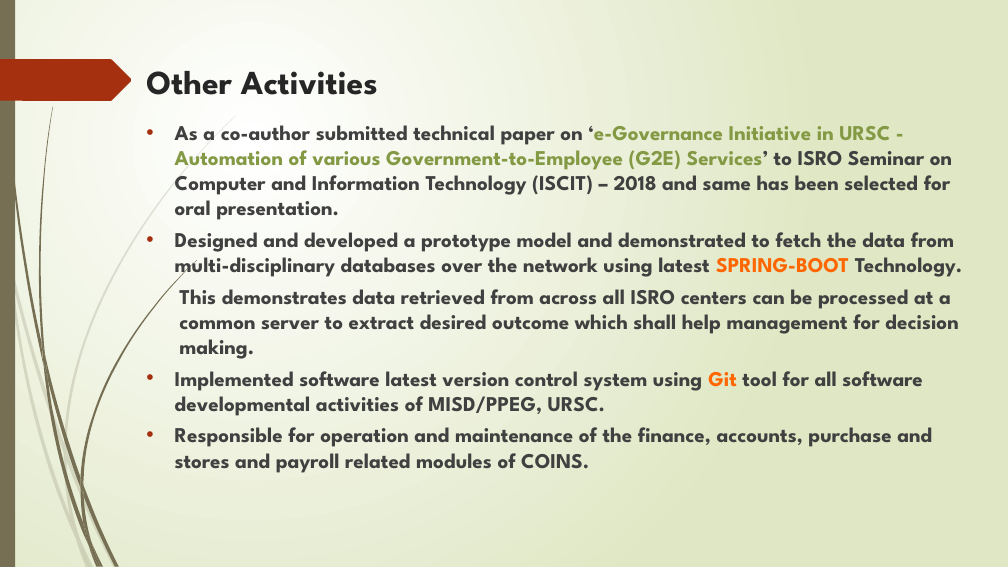
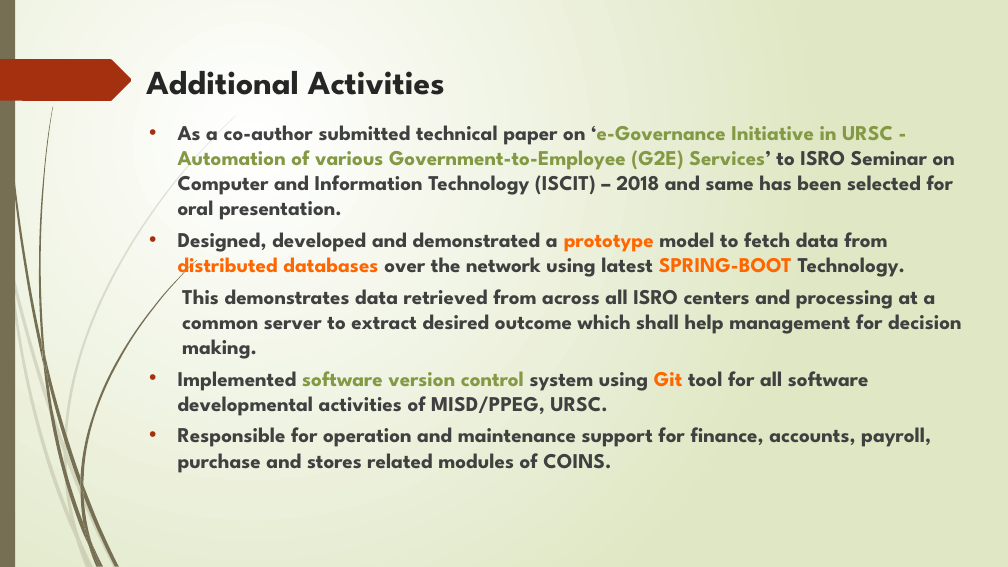
Before and after one commit to NavdeepGarg/DPC_Repo, a slide deck: slide 7 of handOutSources/PSNath SE to SF Profile.pptx (slide 6 before the commit). Drawn at 1008x567 pixels with LibreOffice and Linux fonts; fonts in the diff are those of the drawing. Boxes give left, top, right and bottom in pixels: in the first picture for what was removed or moved away, otherwise in the second. Text is boxed around its words. In the diff, an @@ line names an element or a change of style, - is before the commit and + after.

```diff
--- a/handOutSources/PSNath SE to SF Profile.pptx
+++ b/handOutSources/PSNath SE to SF Profile.pptx
@@ title at (x1=146, y1=71, x2=445, y2=95): text changed @@
-Other Activities
+Additional Activities
@@ text at (x1=178, y1=232, x2=961, y2=473): text changed @@
-• Designed and developed a prototype model and demonstrated to fetch the data from multi-disciplinary databases over the network using latest SPRING-BOOT Technology.
-  This demonstrates data retrieved from across all ISRO centers can be processed at a common server to extract desired outcome which shall help management for decision making.
-• Implemented software latest version control system using Git tool for all software developmental activities of MISD/PPEG, URSC.
-• Responsible for operation and maintenance of the finance, accounts, purchase and stores and payroll related modules of COINS.
+• Designed, developed and demonstrated a prototype model to fetch data from distributed databases over the network using latest SPRING-BOOT Technology.
+  This demonstrates data retrieved from across all ISRO centers and processing at a common server to extract desired outcome which shall help management for decision making.
+• Implemented software version control system using Git tool for all software developmental activities of MISD/PPEG, URSC.
+• Responsible for operation and maintenance support for finance, accounts, payroll, purchase and stores related modules of COINS.
```
Also in this commit, not shown: 6 other slides changed, 1 slide added, 1 other file.
